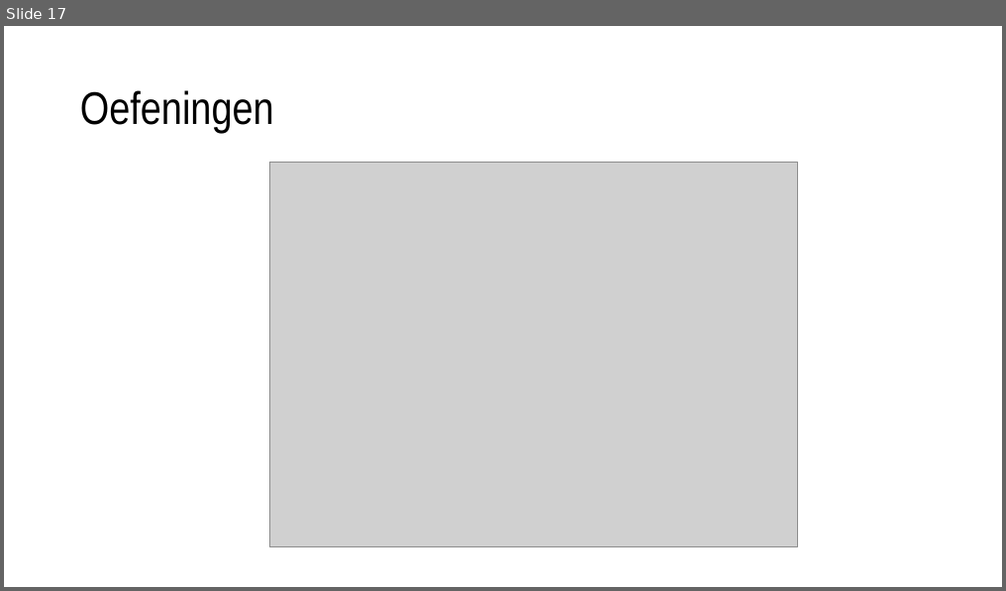
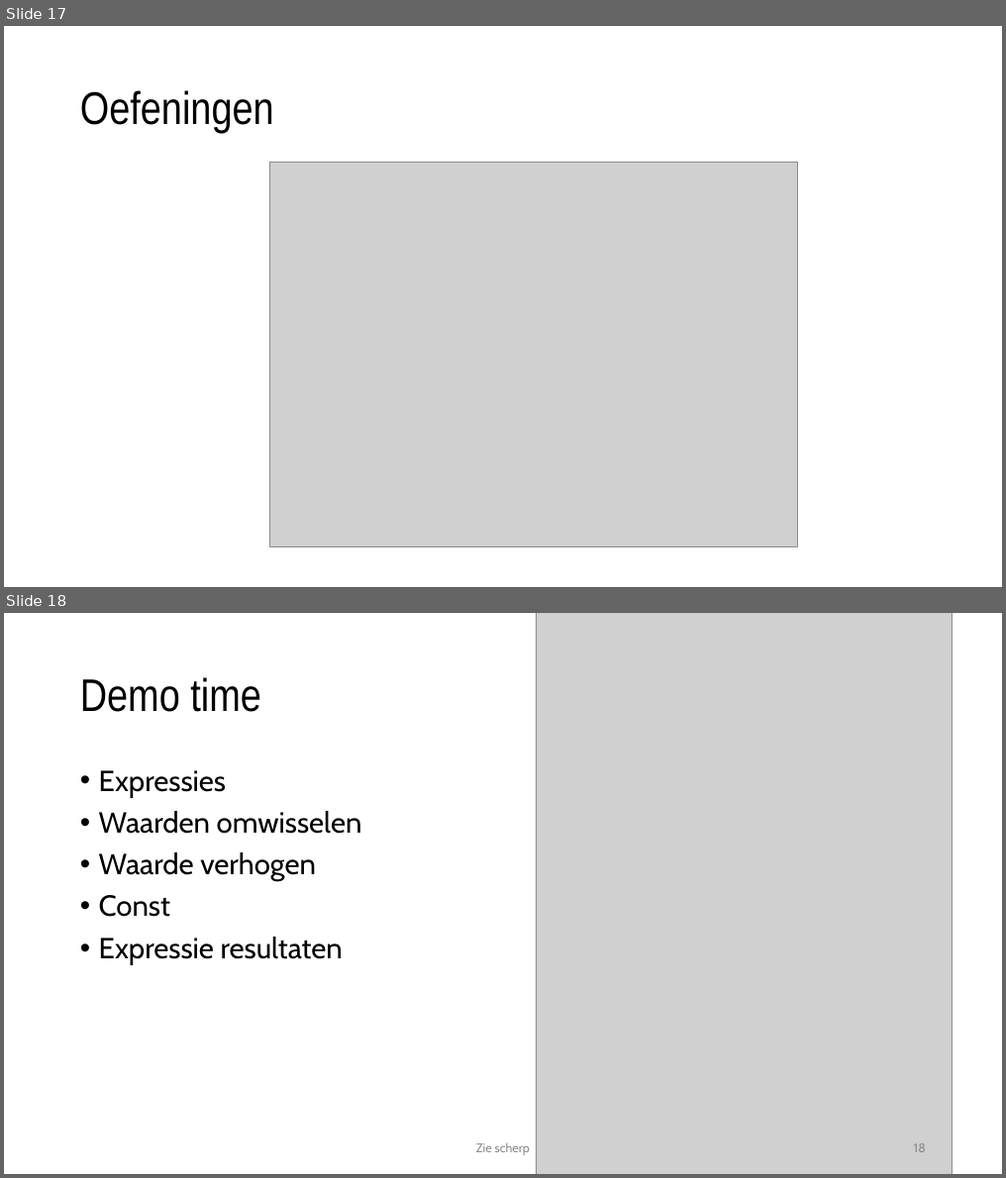
Before and after one commit to timdams/csharpbook, a slide deck: _SLIDES/2020/H2- De basiconcepten van cs/H2_4_Expressies en operatorn.pptx. Shown one above the other, each under a label of ours: slide 17 before the commit, slides 17 and 18 after it. The pictures are 1006x591 and 1006x1178 pixels, drawn with LibreOffice and Linux fonts; fonts in the diff are those of the drawing; grey boxes stand for pictures; background and template pictures are left out. Boxes give left, top, right and bottom in pixels: in the first picture for what was removed or moved away, otherwise in the second. Text is boxed around its words. In the diff, an @@ line names an element or a change of style, - is before the commit and + after.

```diff
--- a/_SLIDES/2020/H2- De basiconcepten van cs/H2_4_Expressies en operatorn.pptx
+++ b/_SLIDES/2020/H2- De basiconcepten van cs/H2_4_Expressies en operatorn.pptx
@@ slide 18 added at [4, 613, 1002, 1174], background #FFFFFF @@
@@ picture added at [536, 613, 951, 1174] @@
@@ title added at [80, 677, 261, 712], 44 pt, text #000000 @@
+Demo time
@@ text added at [99, 770, 362, 965], 28 pt, text #000000 @@
+• Expressies
+• Waarden omwisselen
+• Waarde verhogen
+• Const
+• Expressie resultaten
@@ text added at [476, 1144, 530, 1156], 12 pt, text #8C8C8C @@
+Zie scherp
@@ page number added at [914, 1144, 926, 1153], 12 pt, text #8C8C8C @@
+18
```
Also in this commit, not shown: 3 slides changed, 6 other files.
